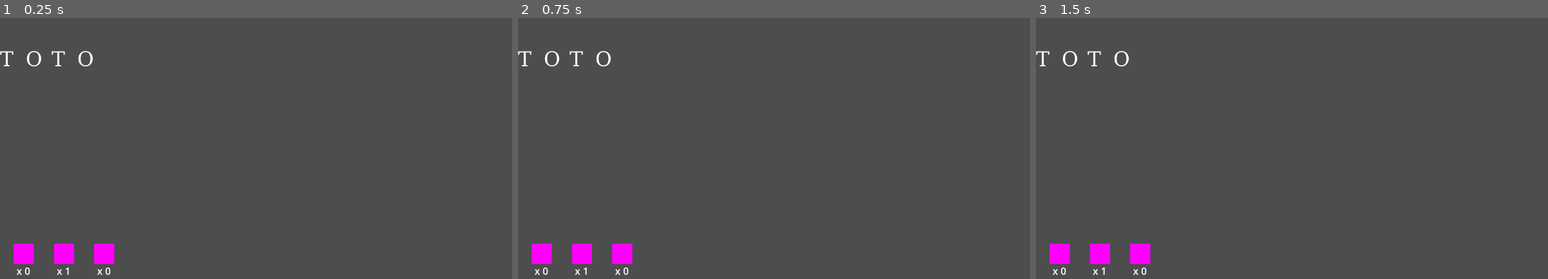
Above: before the commit, frames 1-3 (left to right).
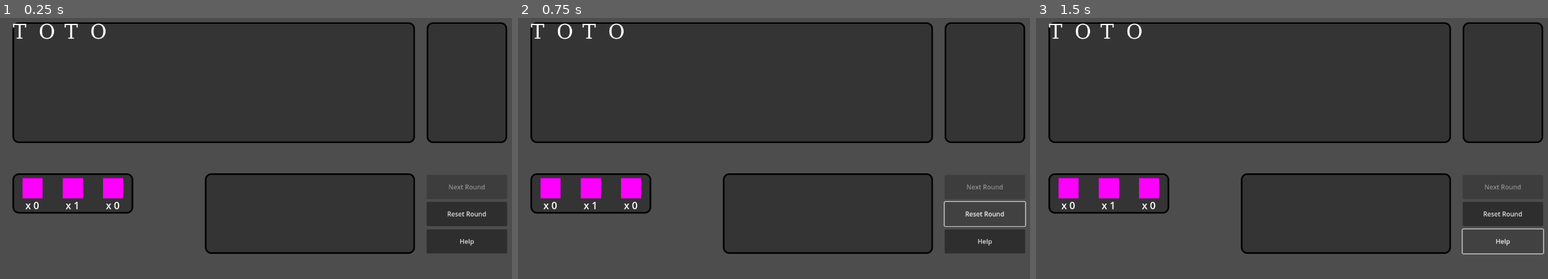
Above: after the commit, the same moments.

Repository: Nono-M/GodotWildJam_83
Game: Godot game, scene res://main.tscn
Two runs of this game, one before a commit and one after it. Both use one fixed random seed, a clock stepped at 60 frames per second and the inputs below.
Inputs (mouse positions are in pixels of both pictures, inside the frame that each line leads up to):
- Up to frame 1 (0.25 s): no input
- Up to frame 2 (0.75 s): click (983, 213) at 0.5 s, where only the run after the commit has a clickable "Reset Round"
- Up to frame 3 (1.5 s): click (1501, 242) at 1.25 s, where only the run after the commit has a clickable "Help"

The runs differ from the first frame. In frame 1, 64% of the frame differs, in the area x 0-100%, y 1-99%; in frame 2, 63%; in frame 3, 63%.

Commit message:
Added interface + navigation logic

Diff:
--- /dev/null
+++ b/interface.tscn
@@ -0,0 +1,73 @@
+[gd_scene load_steps=3 format=3 uid="uid://cigcu50wbapym"]
+
+[ext_resource type="StyleBox" uid="uid://chg25468grsuo" path="res://styles/panel_styles.tres" id="1_2e0uu"]
+[ext_resource type="Script" path="res://scripts/interface.gd" id="1_tpu5y"]
+
+[node name="Interface" type="Control"]
+layout_mode = 3
+anchors_preset = 15
+anchor_right = 1.0
+anchor_bottom = 1.0
+grow_horizontal = 2
+grow_vertical = 2
+script = ExtResource("1_tpu5y")
+
+[node name="MainPanel" type="Panel" parent="."]
+layout_mode = 0
+offset_left = 31.0
+offset_top = 65.0
+offset_right = 1031.0
+offset_bottom = 365.0
+theme_override_styles/panel = ExtResource("1_2e0uu")
+
+[node name="FlamePanel" type="Panel" parent="."]
+layout_mode = 0
+offset_left = 31.0
+offset_top = 440.0
+offset_right = 331.0
+offset_bottom = 540.0
+theme_override_styles/panel = ExtResource("1_2e0uu")
+
+[node name="MessagePanel" type="Panel" parent="."]
+layout_mode = 0
+offset_left = 509.0
+offset_top = 440.0
+offset_right = 1031.0
+offset_bottom = 640.0
+theme_override_styles/panel = ExtResource("1_2e0uu")
+
+[node name="FoundWordsPanel" type="Panel" parent="."]
+layout_mode = 0
+offset_left = 1060.0
+offset_top = 65.0
+offset_right = 1260.0
+offset_bottom = 365.0
+theme_override_styles/panel = ExtResource("1_2e0uu")
+
+[node name="NextRoundButton" type="Button" parent="."]
+layout_mode = 0
+offset_left = 1060.0
+offset_top = 444.0
+offset_right = 1260.0
+offset_bottom = 504.0
+disabled = true
+text = "Next Round"
+
+[node name="ResetRoundButton" type="Button" parent="."]
+layout_mode = 0
+offset_left = 1060.0
+offset_top = 511.0
+offset_right = 1260.0
+offset_bottom = 571.0
+text = "Reset Round"
+
+[node name="HelpButton" type="Button" parent="."]
+layout_mode = 0
+offset_left = 1060.0
+offset_top = 579.0
+offset_right = 1260.0
+offset_bottom = 639.0
+text = "Help"
+
+[connection signal="pressed" from="NextRoundButton" to="." method="_on_next_round_button_pressed"]
+[connection signal="pressed" from="ResetRoundButton" to="." method="_on_reset_round_button_pressed"]
--- a/main.tscn
+++ b/main.tscn
@@ -1,28 +1,32 @@
-[gd_scene load_steps=3 format=3 uid="uid://dfymmbl53tptq"]
+[gd_scene load_steps=4 format=3 uid="uid://dfymmbl53tptq"]
 
 [ext_resource type="Script" path="res://scripts/main.gd" id="1_ptgmp"]
+[ext_resource type="PackedScene" uid="uid://cigcu50wbapym" path="res://interface.tscn" id="2_4v44y"]
 [ext_resource type="PackedScene" uid="uid://0cyugpbhrcae" path="res://flames_box.tscn" id="2_tgysf"]
 
 [node name="Main" type="Node2D"]
 script = ExtResource("1_ptgmp")
 
+[node name="Interface" parent="." instance=ExtResource("2_4v44y")]
+
 [node name="WordDisplayer" type="HBoxContainer" parent="."]
-offset_top = 134.0
-offset_right = 1000.0
-offset_bottom = 434.0
+offset_left = 32.0
+offset_top = 66.0
+offset_right = 1032.0
+offset_bottom = 366.0
 metadata/_edit_use_anchors_ = true
 
 [node name="ResultDisplayer" type="VBoxContainer" parent="."]
-offset_left = 1062.0
-offset_top = 119.0
-offset_right = 1262.0
-offset_bottom = 159.0
+offset_left = 1061.0
+offset_top = 80.0
+offset_right = 1261.0
+offset_bottom = 120.0
 
 [node name="Flames" parent="." instance=ExtResource("2_tgysf")]
-position = Vector2(34, 615)
+position = Vector2(56, 452)
 
 [node name="MessageBox" type="Label" parent="."]
-offset_left = 431.0
-offset_top = 596.0
-offset_right = 781.0
-offset_bottom = 716.0
+offset_left = 514.0
+offset_top = 447.0
+offset_right = 1027.0
+offset_bottom = 634.0
--- a/scripts/global.gd
+++ b/scripts/global.gd
@@ -65,15 +65,18 @@
 
 
 func load_round_data(round_number:int):
-	var round_data:Dictionary =  rounds_dict["round%d" % round_number]
-	Data._key_word = round_data["key_word"]
-	Data._blue_flames = round_data["blue_flame"]
-	Data._red_flames = round_data["red_flame"]
-	Data._yellow_flames = round_data["yellow_flame"]
-	Data._answers = round_data["answers"]
+	if round_number <= rounds_dict.size():
+		var round_data:Dictionary =  rounds_dict["round%d" % round_number]
+		Data._key_word = round_data["key_word"]
+		Data._blue_flames = round_data["blue_flame"]
+		Data._red_flames = round_data["red_flame"]
+		Data._yellow_flames = round_data["yellow_flame"]
+		Data._answers = round_data["answers"]
 
-	load_word(Data._key_word)
-	load_flames(Data._red_flames,Data._blue_flames, Data._yellow_flames)
+		load_word(Data._key_word)
+		load_flames(Data._red_flames,Data._blue_flames, Data._yellow_flames)
+	else:
+		display_message("You've finished the game, you're amazing")
 
 
 func load_word(keyword):
@@ -93,8 +96,10 @@
 
 
 
-func reset_puzzle():
-	pass
+func reset_round():
+	clear_word()
+	load_word(Data._key_word)
+	load_flames(Data._red_flames,Data._blue_flames, Data._yellow_flames)
 
 
 func calculate_score():
@@ -137,6 +142,8 @@
 			display_message("You found '%s', %d words to find" % [final_word.to_upper(),Data._answers.size()])
 		else:
 			display_message("Congratz you WON")
+			current_round += 1
+			get_tree().root.get_node("Main/Interface/NextRoundButton").disabled = false
 
 
 func clear_word() -> bool:
--- /dev/null
+++ b/scripts/interface.gd
@@ -0,0 +1,16 @@
+extends Control
+
+
+# Called when the node enters the scene tree for the first time.
+func _ready():
+	pass # Replace with function body.
+
+
+func _on_reset_round_button_pressed():
+	Global.reset_round()
+
+
+func _on_next_round_button_pressed():
+	$NextRoundButton.disabled = true
+	Global.clear_word()
+	Global.load_round_data(Global.current_round)
--- /dev/null
+++ b/styles/panel_styles.tres
@@ -0,0 +1,13 @@
+[gd_resource type="StyleBoxFlat" format=3 uid="uid://chg25468grsuo"]
+
+[resource]
+bg_color = Color(0.192157, 0.192157, 0.192157, 0.878431)
+border_width_left = 4
+border_width_top = 4
+border_width_right = 4
+border_width_bottom = 4
+border_color = Color(0, 0, 0, 1)
+corner_radius_top_left = 15
+corner_radius_top_right = 15
+corner_radius_bottom_right = 15
+corner_radius_bottom_left = 15
